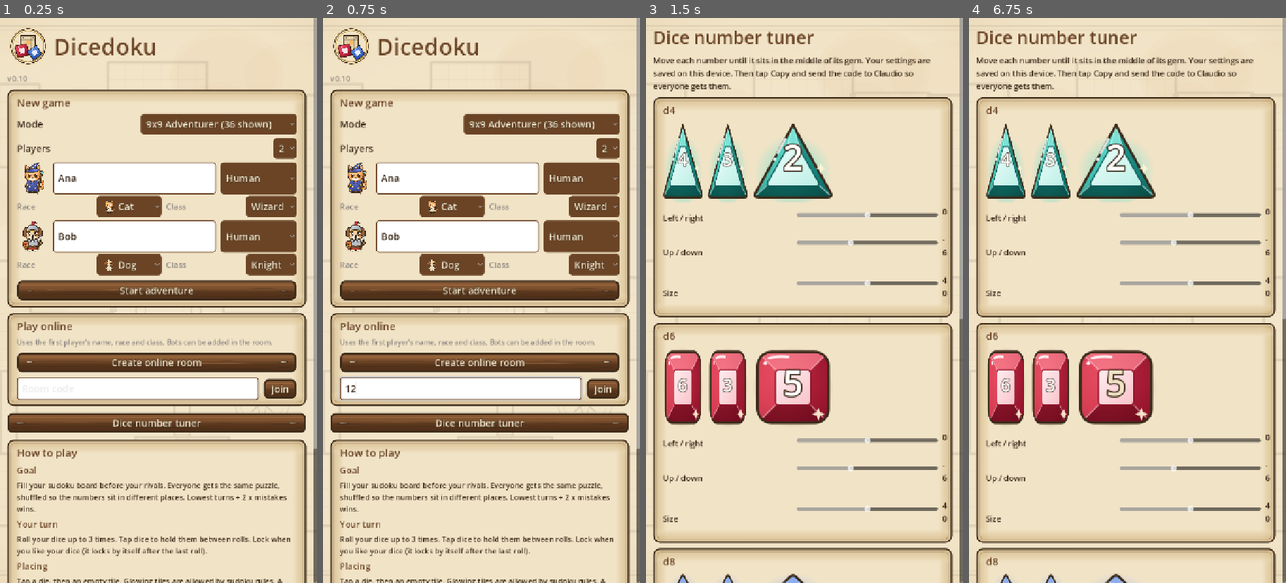
Above: before the commit, frames 1-4 (left to right).
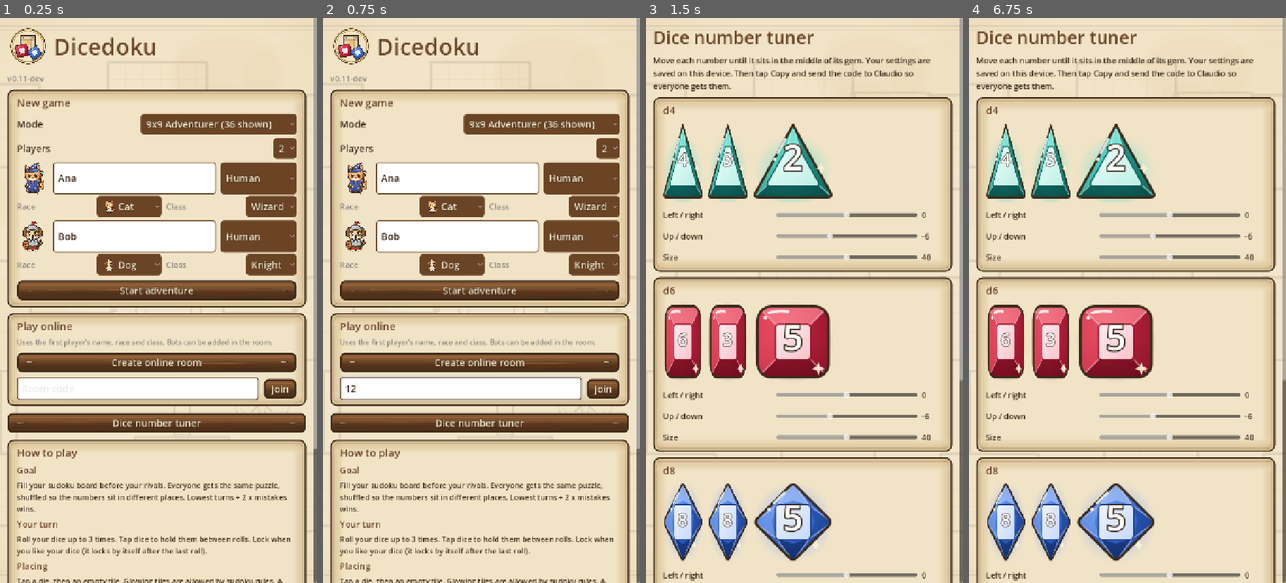
Above: after the commit, the same moments.

Repository: Eddie-Oliveira/dicedoku
Game: Godot game, scene res://ui/main.tscn
Same seed, same stepped clock (60 frames per second), same inputs: the game is played once before the commit and once after it.
Inputs (mouse positions are in pixels of both pictures, inside the frame that each line leads up to):
- Up to frame 1 (0.25 s): no input
- Up to frame 2 (0.75 s): click (459, 390) at 0.52 s; type "12" at 0.6 s
- Up to frame 3 (1.5 s): click "Dice number tuner" at 1.25 s
- Up to frame 4 (6.75 s): click "4" at 2 s; click "3" at 2.75 s; click "2" at 3.5 s; click "6" at 4.25 s; click "3" at 5 s; click "5" at 5.75 s; click (1007, 520) at 6.5 s, where only the run after the commit has a clickable "8"

The runs differ from the first frame. In frame 1, less than 0.1% of the frame differs, in the area x 7-14%, y 10-12%; in frame 2, less than 0.1%; in frame 3, 26%, in the area x 2-100%, y 33-100%; in frame 4, 26%.

Commit message:
ui: drawer header, toast above the tab bar, tuner value labels, version label
Co-Authored-By: Claude Opus 5.5 <noreply@anthropic.com>
Claude-Session: https://claude.ai/code/session_01XSUQGHsYJzJXVrGL9UwgUn

Diff:
--- a/godot/ui/main.gd
+++ b/godot/ui/main.gd
@@ -100,8 +100,8 @@
 	margin.add_child(body)
 	toast_panel = PanelContainer.new()
 	toast_panel.set_anchors_preset(Control.PRESET_CENTER_BOTTOM)
-	toast_panel.offset_top = -110
-	toast_panel.offset_bottom = -40
+	toast_panel.offset_top = -190
+	toast_panel.offset_bottom = -120
 	toast_panel.offset_left = -330
 	toast_panel.offset_right = 330
 	toast_panel.add_theme_stylebox_override("panel", _box(C_INK, 14, C_INK, 0))
@@ -312,7 +312,7 @@
 		title.add_child(img("ui/logo_dice.svg", 96))
 	title.add_child(lbl("Dicedoku", 52, C_WOOD))
 	body.add_child(title)
-	body.add_child(lbl("v0.10", 18, C_STONE))
+	body.add_child(lbl("v0.11-dev", 18, C_STONE))
 	var v := panel("New game")
 	var r := row()
 	r.add_child(lbl("Mode"))
@@ -884,8 +884,10 @@
 		c.queue_free()
 	panel_parent = drawer_box
 	var head := row()
-	head.add_child(lbl("Rook's shop" if drawer_open == "shop" else "Party", 24, C_WOOD))
-	head.add_child(btn("Close", toggle_drawer.bind(drawer_open)))
+	head.add_child(lbl("", 8))
+	var cb := btn("Close", toggle_drawer.bind(drawer_open))
+	cb.size_flags_horizontal = Control.SIZE_SHRINK_END
+	head.add_child(cb)
 	drawer_box.add_child(head)
 	if drawer_open == "shop":
 		_shop(p)
@@ -988,6 +990,8 @@
 			sl.custom_minimum_size = Vector2(320, 40)
 			sl.size_flags_horizontal = Control.SIZE_EXPAND_FILL
 			var val_l := lbl(str(t[k]), 18)
+			val_l.autowrap_mode = TextServer.AUTOWRAP_OFF
+			val_l.custom_minimum_size = Vector2(48, 0)
 			val_l.size_flags_horizontal = Control.SIZE_SHRINK_END
 			sl.value_changed.connect(_on_tune.bind(f, k, val_l))
 			sr.add_child(sl)
